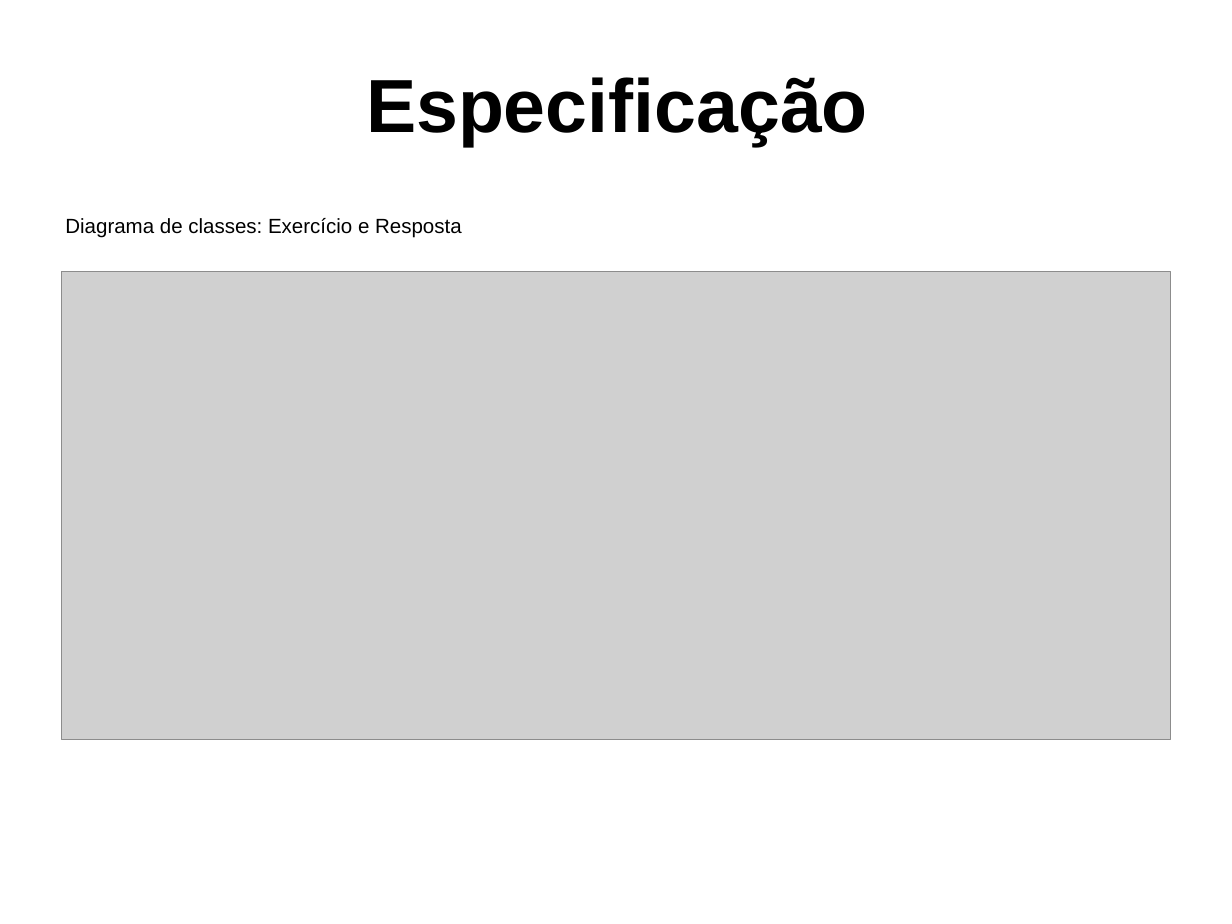
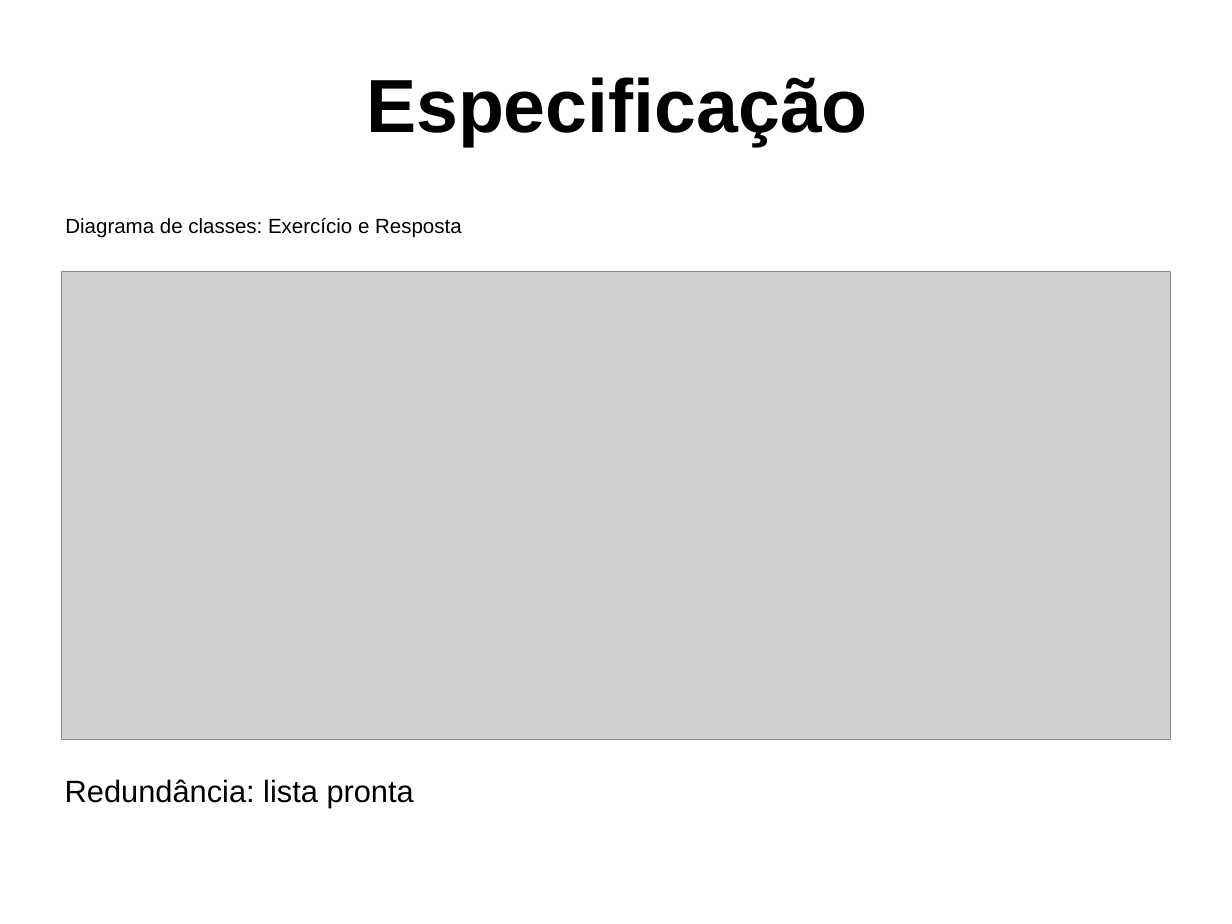
Before and after one commit to PanicAThePython/tcc_NataliaSensWeise, a slide deck: slide 12 of Slides_NataliaSensWeise.pptx. Drawn at 1232x924 pixels with LibreOffice and Linux fonts; fonts in the diff are those of the drawing; grey boxes stand for pictures; background and template pictures are left out. Boxes give left, top, right and bottom in pixels: in the first picture for what was removed or moved away, otherwise in the second. Text is boxed around its words. In the diff, an @@ line names an element or a change of style, - is before the commit and + after.

```diff
--- a/Slides_NataliaSensWeise.pptx
+++ b/Slides_NataliaSensWeise.pptx
@@ text added at (x1=65, y1=779, x2=414, y2=808), 18 pt, text #000000 @@
+Redundância: lista pronta
```
Also in this commit, not shown: 2 other slides changed.
